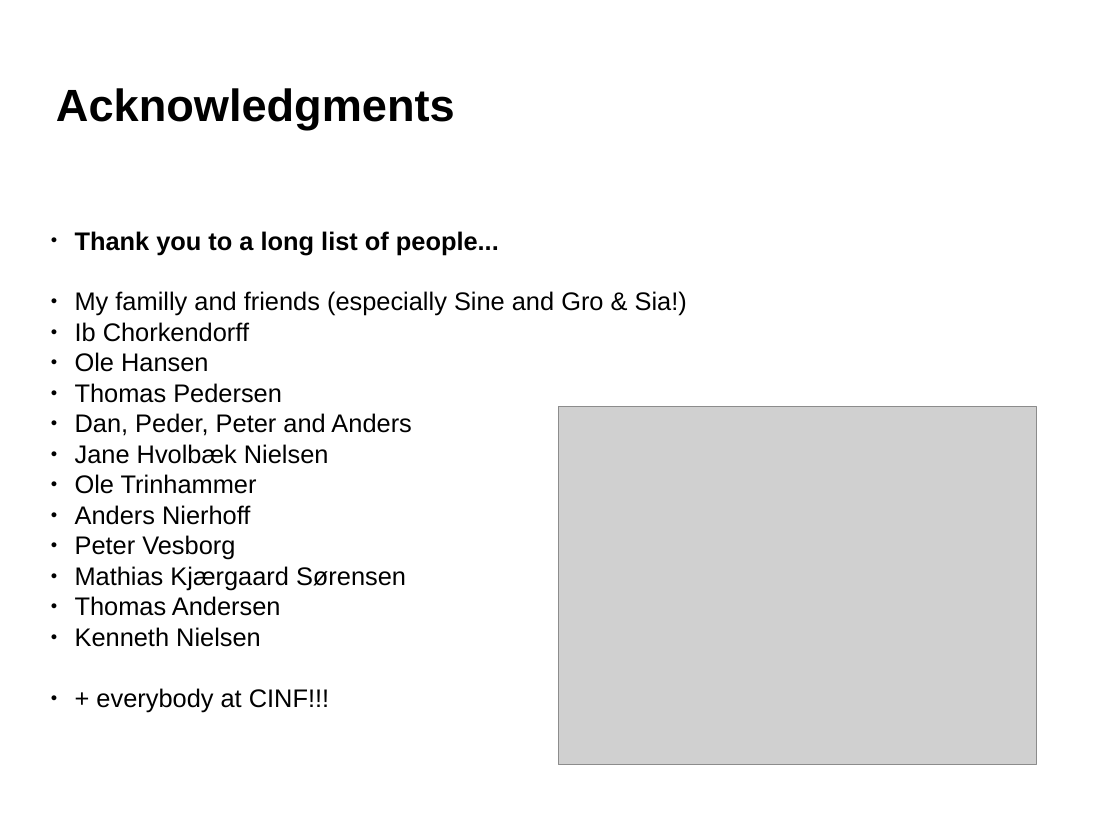
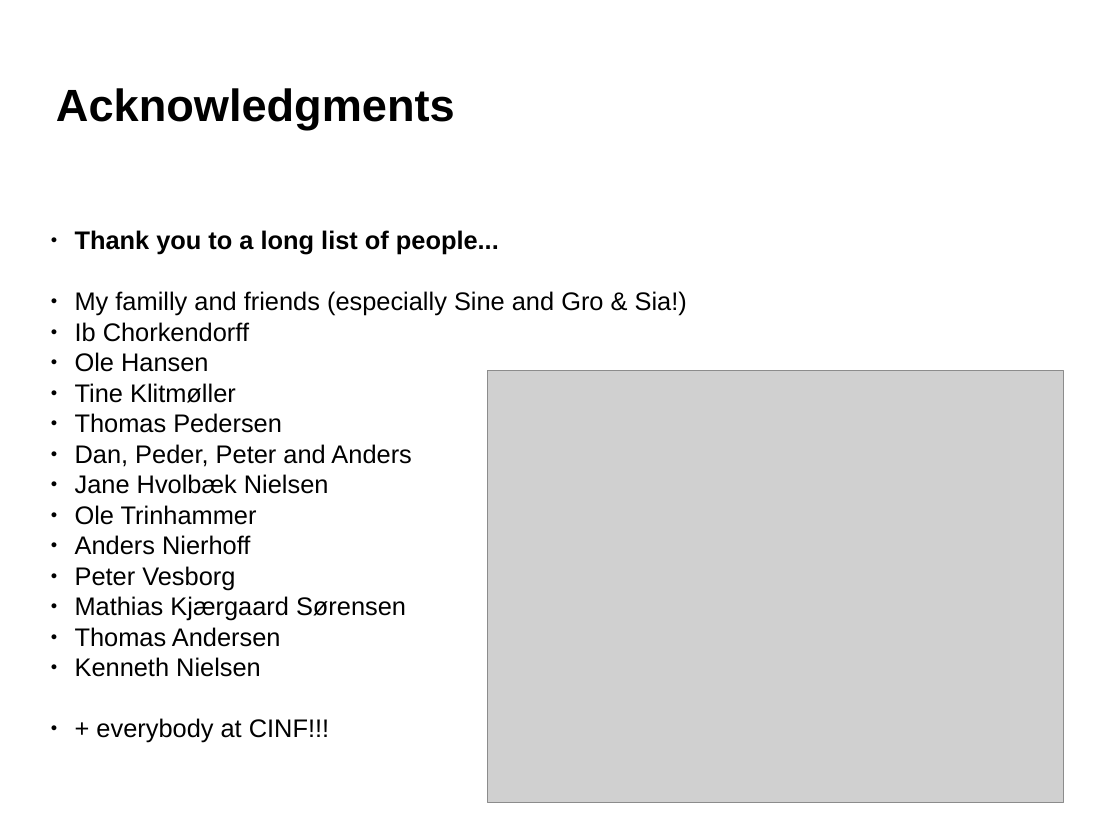
Before and after one commit to robertjensen/Thesis, a slide deck: slide 50 of defence/presentaation.odp (slide 49 before the commit). Drawn at 1120x840 pixels with LibreOffice and Linux fonts; fonts in the diff are those of the drawing; grey boxes stand for pictures; background and template pictures are left out. Boxes give left, top, right and bottom in pixels: in the first picture for what was removed or moved away, otherwise in the second. Text is boxed around its words. In the diff, an @@ line names an element or a change of style, - is before the commit and + after.

```diff
--- a/defence/presentaation.odp
+++ b/defence/presentaation.odp
@@ text at (x1=75, y1=383, x2=236, y2=403): paragraph added @@
+● Tine Klitmøller
@@ picture resized from (x1=558, y1=407, x2=1037, y2=765) to (x1=488, y1=371, x2=1064, y2=803) @@
```
Also in this commit, not shown: 1 other slide changed, 1 slide added, 1 other file.
